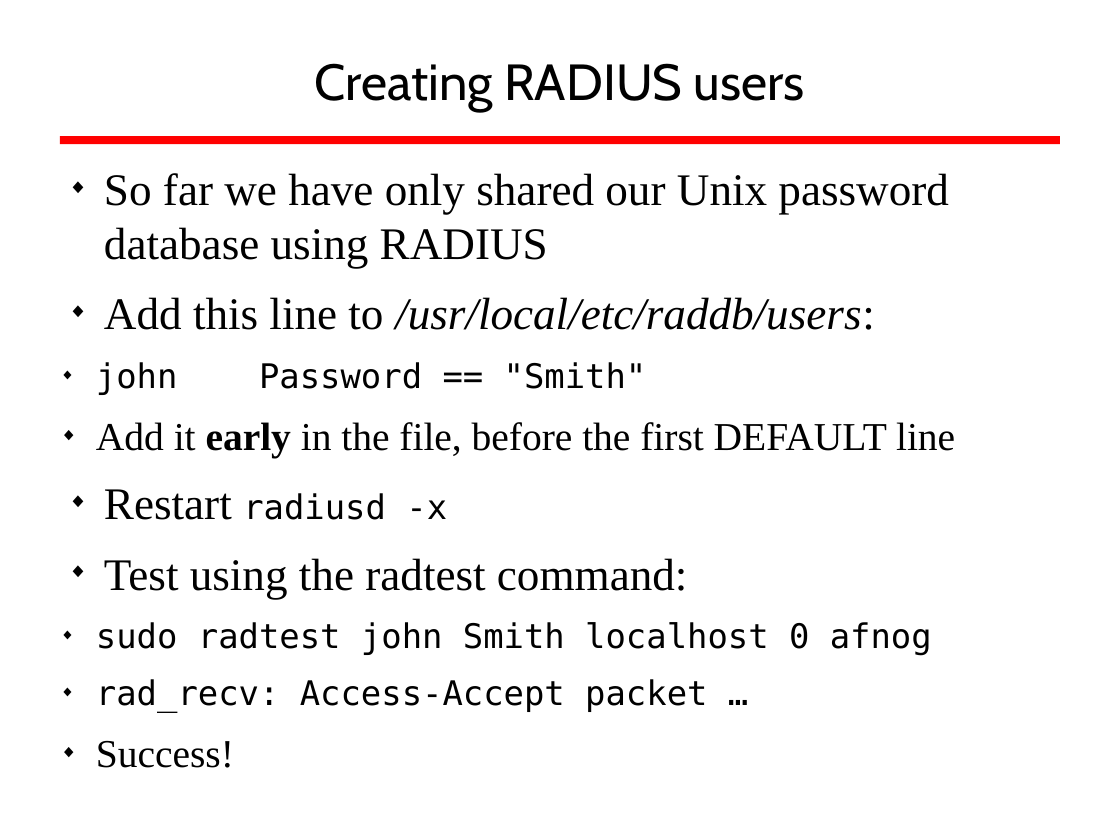
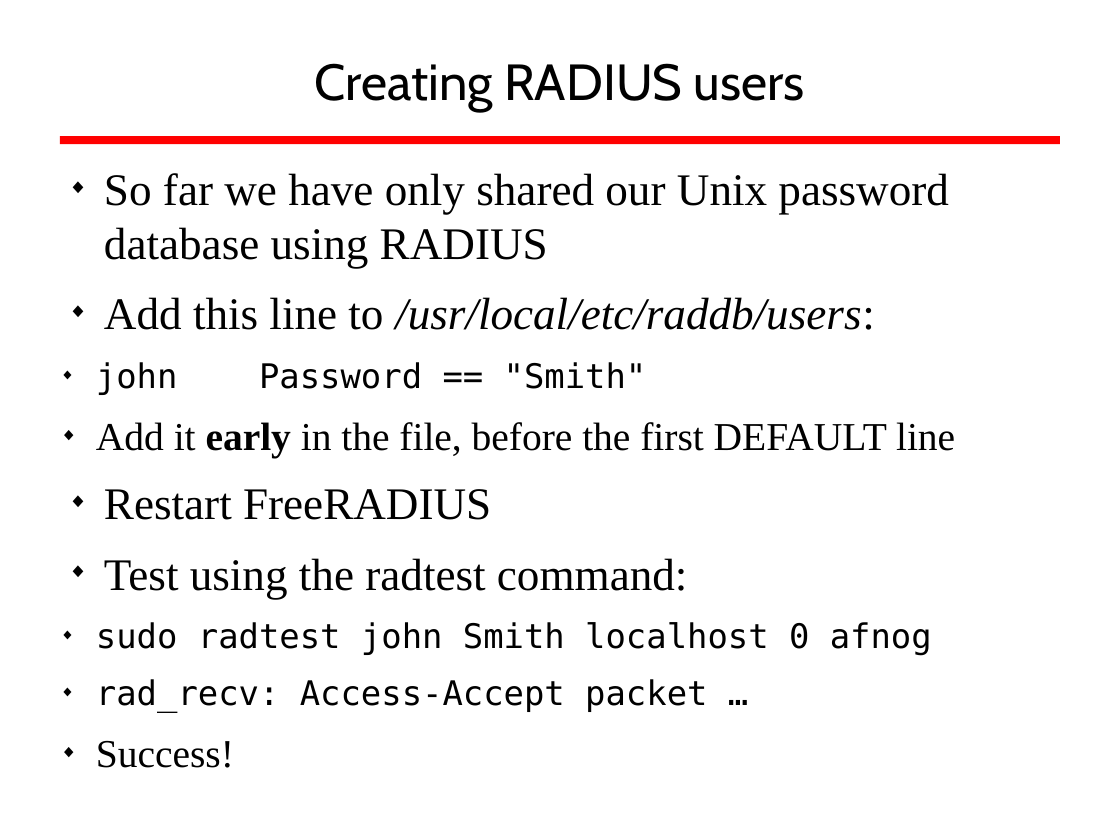
Before and after one commit to afnog/sse, a slide deck: slide 42 of radius/radius_presentation.odp. Drawn at 1120x840 pixels with LibreOffice and Linux fonts; fonts in the diff are those of the drawing; background and template pictures are left out. Boxes give left, top, right and bottom in pixels: in the first picture for what was removed or moved away, otherwise in the second. Text is boxed around its words. In the diff, an @@ line names an element or a change of style, - is before the commit and + after.

```diff
--- a/radius/radius_presentation.odp
+++ b/radius/radius_presentation.odp
@@ text at (x1=104, y1=489, x2=491, y2=520): text changed; size 24 to 32 pt; font DejaVu Sans Mono to Times New Roman @@
-◆ Restart radiusd -x
+◆ Restart FreeRADIUS
```
Also in this commit, not shown: 1 other slide changed.
